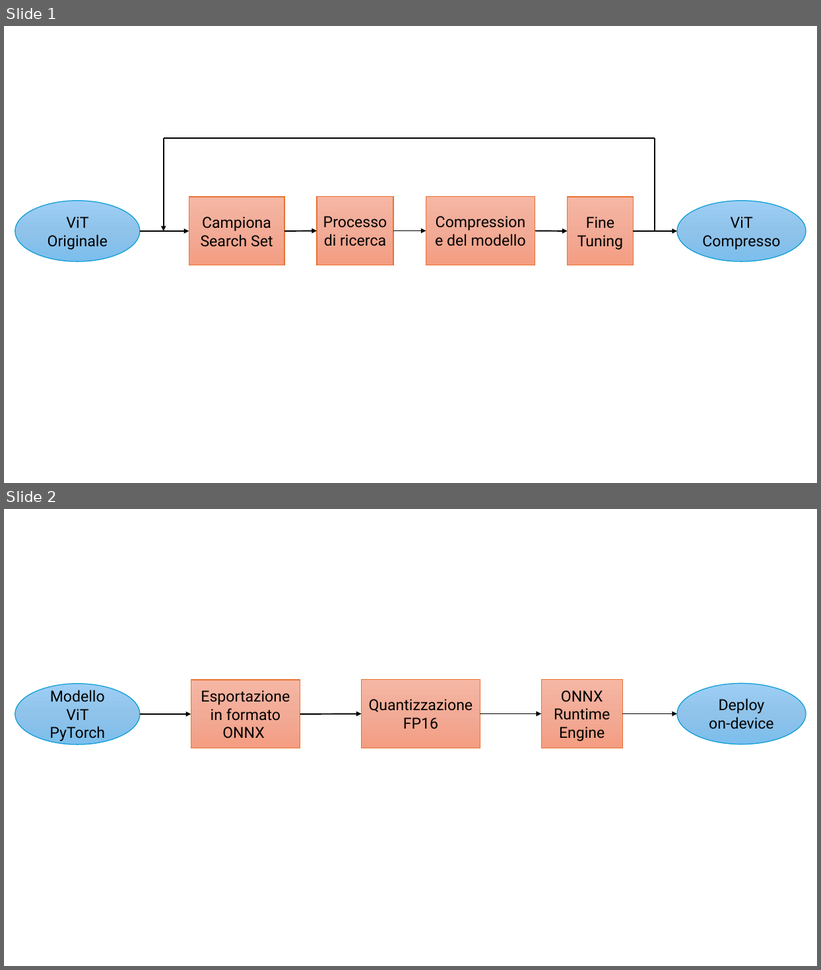
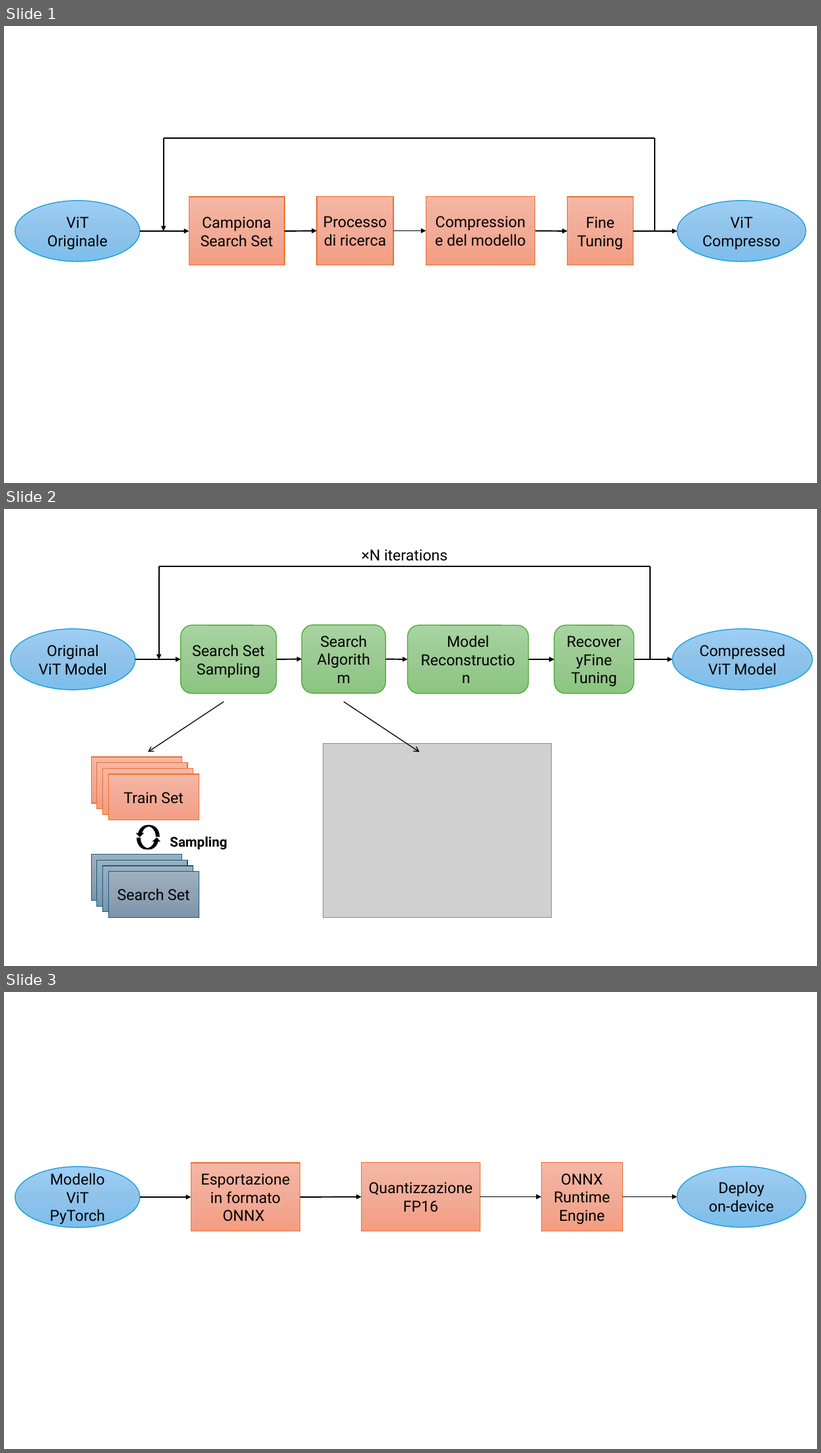
Before and after one commit to Giacomo0303/Tesi-LaTex, a slide deck: processo.pptx. Shown one above the other, each under a label of ours: slides 1 and 2 before the commit, slides 1, 2 and 3 after it. The pictures are 821x970 and 821x1453 pixels, drawn with LibreOffice and Linux fonts; fonts in the diff are those of the drawing; grey boxes stand for pictures. Boxes give left, top, right and bottom in pixels: in the first picture for what was removed or moved away, otherwise in the second. Text is boxed around its words. In the diff, an @@ line names an element or a change of style, - is before the commit and + after.

```diff
--- a/processo.pptx
+++ b/processo.pptx
@@ slide 2 added at [4,509,817,966], background #FFFFFF @@
@@ arrow added from (159, 567) to (159, 659), #000000 1.5 pt @@
@@ line added from (651, 567) to (159, 567), #000000 1.5 pt @@
@@ text added at [362,549,448,561], 18 pt, text #000000 @@
+×N iterations
@@ line added from (651, 659) to (651, 567), #000000 1.5 pt @@
@@ rounded rectangle added at [181,626,277,694], fill gradient #A8D5A0 to #9CCA94 to #8AC680, outline #4EA72E 1 pt, 18 pt, text #000000 @@
+Search Set Sampling
@@ rounded rectangle added at [302,625,386,693], fill gradient #A8D5A0 to #9CCA94 to #8AC680, outline #4EA72E 1 pt, 18 pt, text #000000 @@
+Search Algorithm
@@ rounded rectangle added at [408,626,529,694], fill gradient #A8D5A0 to #9CCA94 to #8AC680, outline #4EA72E 1 pt, 18 pt, text #000000 @@
+Model Reconstruction
@@ rounded rectangle added at [554,626,634,694], fill gradient #A8D5A0 to #9CCA94 to #8AC680, outline #4EA72E 1 pt, 18 pt, text #000000 @@
+RecoveryFine Tuning
@@ ellipse added at [11,629,136,690], fill gradient #9ECFF5 to #90C4EB to #7CBEED, outline #0F9ED5 1 pt, 18 pt, text #000000 @@
+Original ViT Model
@@ ellipse added at [673,629,812,690], fill gradient #9ECFF5 to #90C4EB to #7CBEED, outline #0F9ED5 1 pt, 18 pt, text #000000 @@
+Compressed ViT Model
@@ arrow added from (135, 659) to (181, 659), #000000 1.5 pt @@
@@ arrow added from (277, 659) to (302, 659), #000000 1.5 pt @@
@@ arrow added from (386, 659) to (408, 659), #000000 1.5 pt @@
@@ arrow added from (529, 659) to (554, 659), #000000 1.5 pt @@
@@ arrow added from (634, 659) to (673, 659), #000000 1.5 pt @@
@@ arrow added from (224, 702) to (148, 753), #000000 1 pt @@
@@ arrow added from (344, 702) to (419, 753), #000000 1 pt @@
@@ picture added at [323,743,552,918] @@
@@ group added at [91,757,227,918]: 8 rectangles, 2 curved up arrows, 1 text @@
+Train Set
+Search Set
+Sampling
@@ what was slide 2 is now slide 3 @@
```
Also in this commit, not shown: 18 other files.
